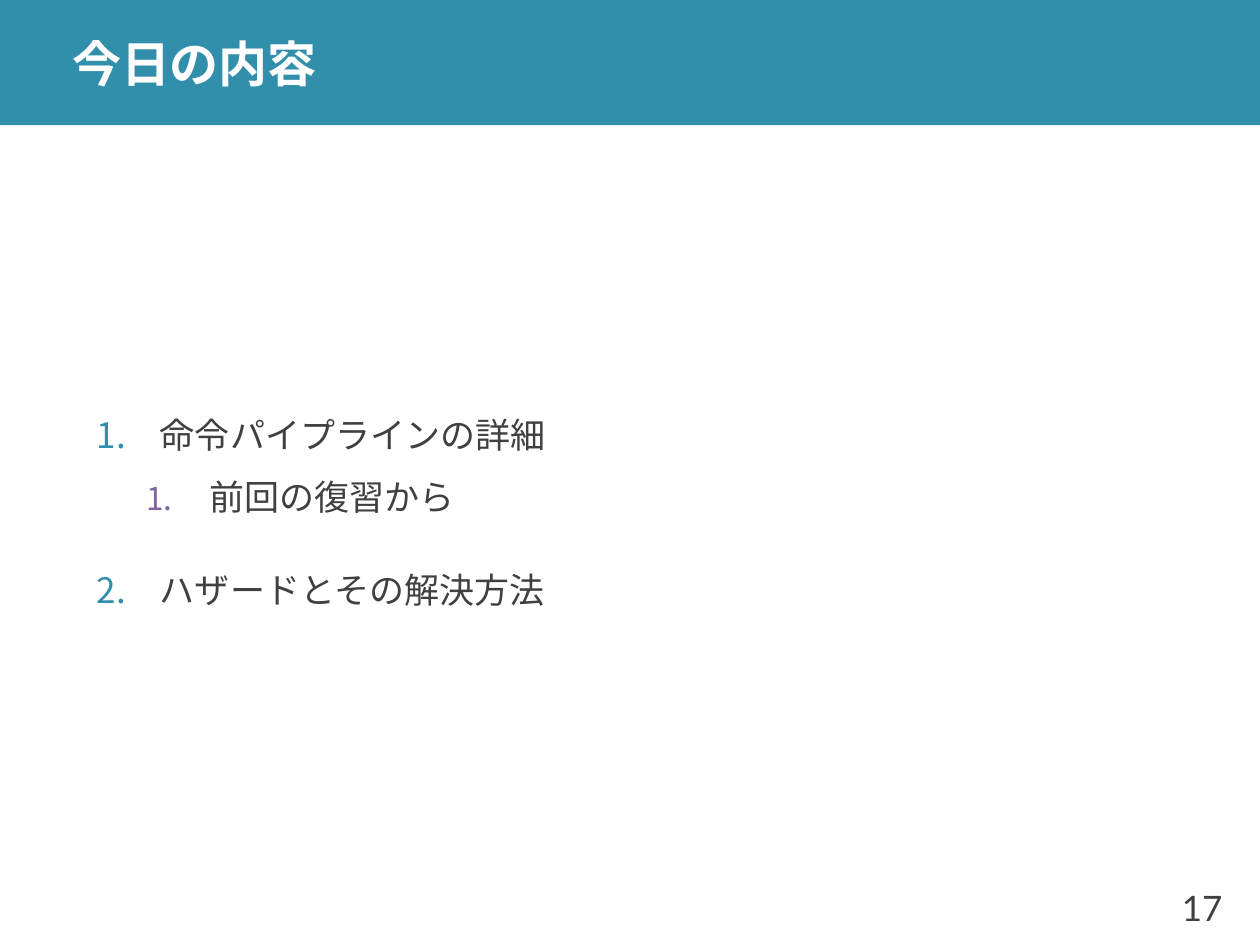
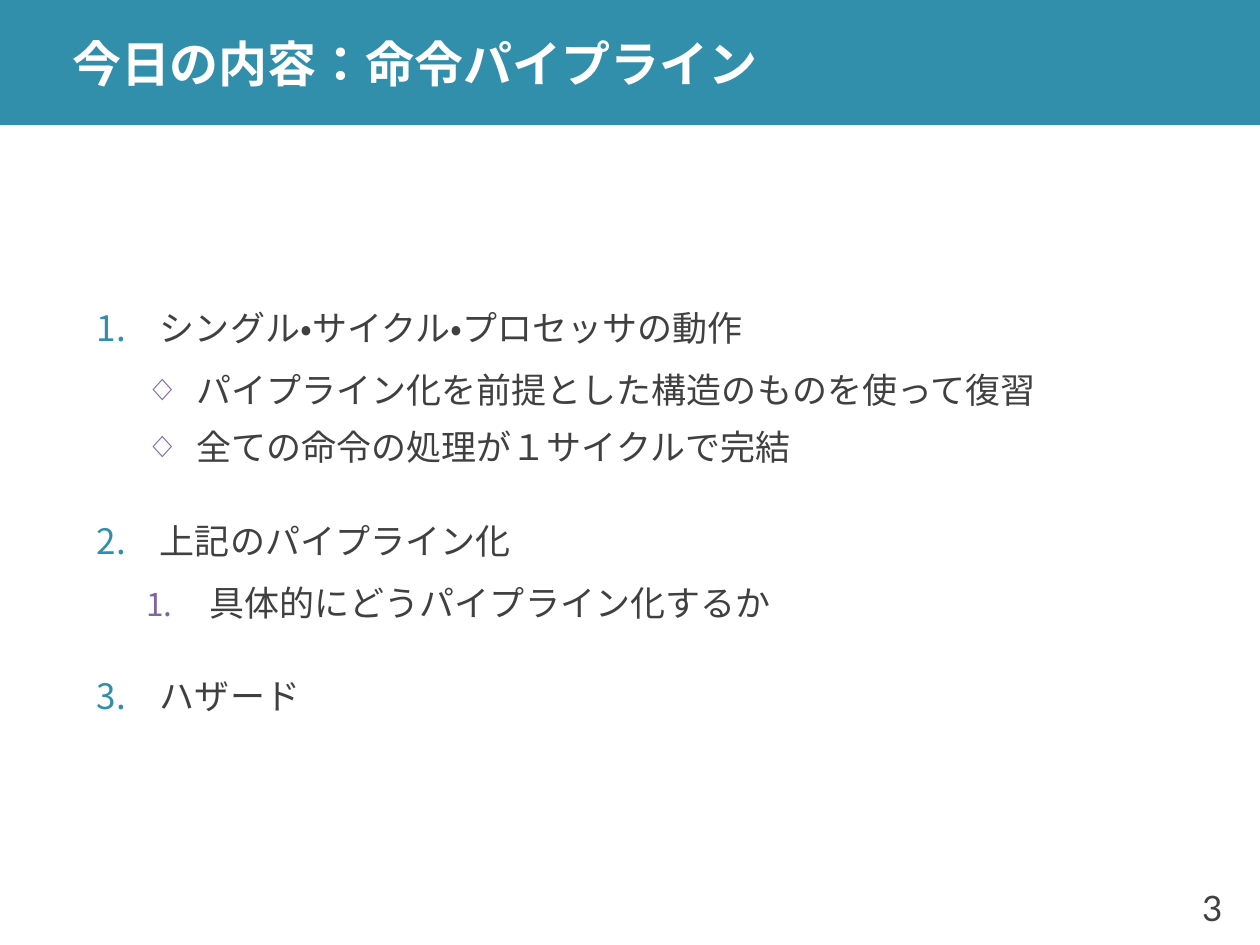
Before and after one commit to shioyadan/advanced-computer-organization, a slide deck: slide 3 of aco-shioya-04.pptx (slide 17 before the commit). Drawn at 1260x945 pixels with LibreOffice and Linux fonts; fonts in the diff are those of the drawing. Boxes give left, top, right and bottom in pixels: in the first picture for what was removed or moved away, otherwise in the second. Text is boxed around its words. In the diff, an @@ line names an element or a change of style, - is before the commit and + after.

Commit message:
パイプラインの話を第３回目から第４回目に移動
第３回にスケーリングの話を足したので，尺がたりなくなった

```diff
--- a/aco-shioya-04.pptx
+++ b/aco-shioya-04.pptx
@@ title at bbox=[72, 40, 757, 87]: text changed @@
-今日の内容
+今日の内容：命令パイプライン
@@ text at bbox=[160, 311, 1036, 711]: text changed @@
-1. 命令パイプラインの詳細
-  1. 前回の復習から
-2. ハザードとその解決方法
+1. シングル・サイクル・プロセッサの動作
+  ◇ パイプライン化を前提とした構造のものを使って復習
+  ◇ 全ての命令の処理が１サイクルで完結
+2. 上記のパイプライン化
+  1. 具体的にどうパイプライン化するか
+3. ハザード
@@ page number at bbox=[1202, 895, 1222, 922]: text changed @@
-17
+3
```
Also in this commit, not shown: 11 other slides changed, 11 slides added, 9 slides removed, 1 other file.
